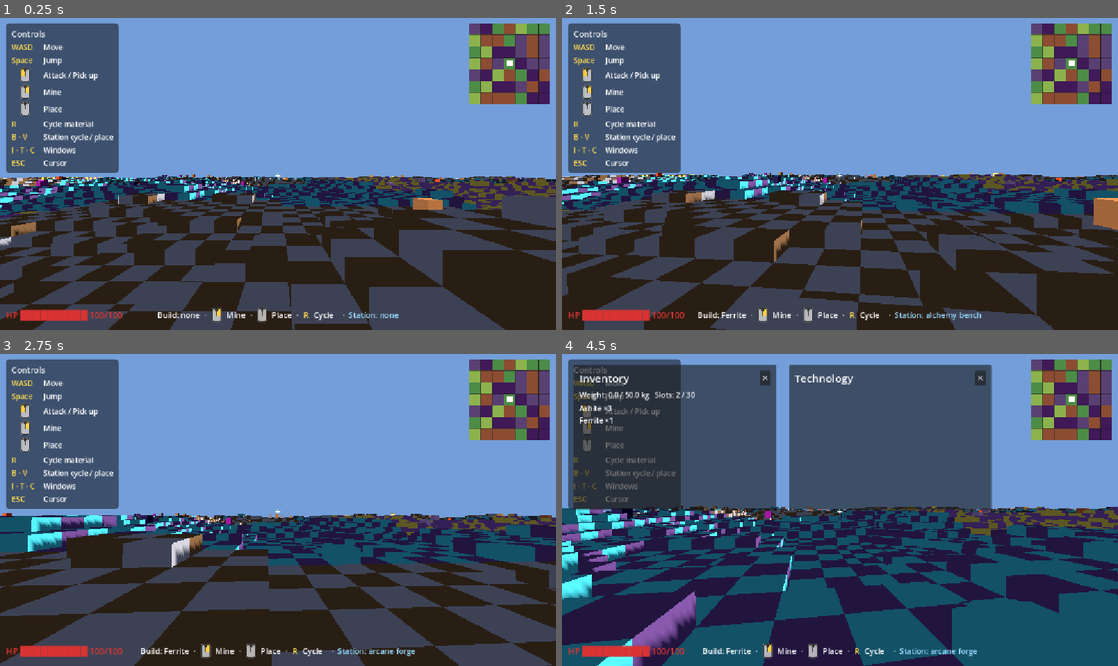
Above: before the commit, frames 1-4 (two rows, left to right).
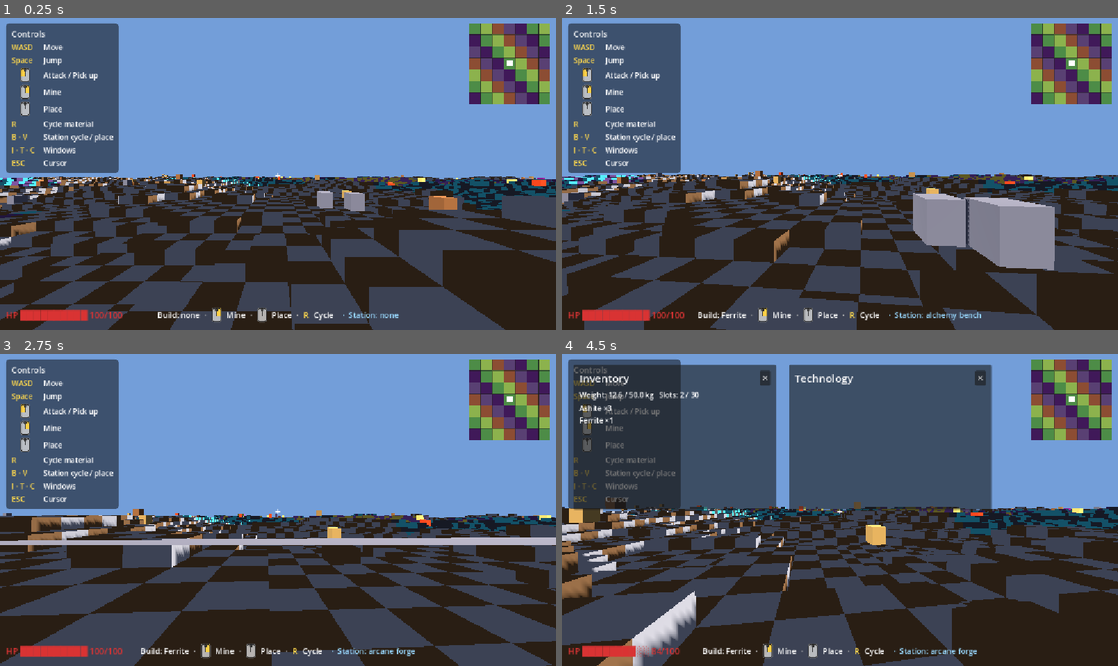
Above: after the commit, the same moments.

Repository: Tubaleviao/project-nihon
Game: Godot game, scene res://Main.tscn
Two runs of this game, one before a commit and one after it. Both use one fixed random seed, a clock stepped at 60 frames per second and the inputs below.
Inputs (mouse positions are in pixels of both pictures, inside the frame that each line leads up to):
- Up to frame 1 (0.25 s): no input
- Up to frame 2 (1.5 s): tap Enter (ui_accept) at 0.5, 0.77 s; move the mouse to (867, 170) at 0.52 s; hold W from 0.53 s (still down); tap F at 0.6 s; click (867, 170) at 0.67 s; move the mouse to (812, 174) at 1.27 s; tap R at 1.35 s
- Up to frame 3 (2.75 s): keep holding W; tap Enter (ui_accept) at 1.52 s; move the mouse to (289, 503) at 2.02 s; tap B at 2.1 s
- Up to frame 4 (4.5 s): move the mouse to (834, 513) at 2.77 s; tap V at 2.85 s; click (834, 513) at 2.92 s; tap Enter (ui_accept) at 3.02, 3.77 s; move the mouse to (878, 513) at 3.52 s; tap I at 3.6 s; move the mouse to (673, 463) at 4.27 s; release W at 4.28 s; hold A from 4.28 s (still down); tap T at 4.35 s

The runs differ from the first frame. In frame 1, 11% of the frame differs, in the area x 0-100%, y 1-64%; in frame 2, 16%; in frame 3, 15%; in frame 4, 53%, in the area x 0-100%, y 1-100%.

Commit message:
refactor: apply 7 structural fixes to chunk streaming and game systems
- chunks async: refresh() defers load/unload via call_deferred so mesh
  builds don't block the frame; _last_center guard skips the diff when
  the player hasn't crossed a chunk boundary
- refresh skip: early return in refresh() when player_chunk() == _last_center
- centralize constants: remove CHUNK_SIZE from chunk_manager and
  creature_slice (delegates to terrain_slice); remove BIOME_KEYS from
  creature_slice (_biome_keys() helper delegates to terrain_slice);
  voxel_slice keeps a local alias with an authoritative-copy comment
- weights from fabric: _build_weight_cache() now seeds from
  GameData.MATERIALS via density before GameData.ITEMS weight, so mined
  raw materials (Ferrite, Ashite, etc.) have fabric-derived unit weights
  instead of falling back to 0.0
- despawn cache: loot_slice caches despawn threshold as _despawn_ms in
  _ready() instead of re-reading GameData.LOOTS every _process frame
- world floor: voxel_slice creates one 65536×65536 StaticBody3D floor in
  _ready() instead of a 64×64 floor per chunk in build_chunk()
- cleaner hash: get_biome_at_chunk uses integer multiply-mix (Knuth
  multiplicative hashing) instead of str().hash() XOR for better
  distribution

Co-Authored-By: Claude <noreply@anthropic.com>

Diff:
--- a/src/creature/creature_slice.gd
+++ b/src/creature/creature_slice.gd
@@ -16,20 +16,9 @@
 ##   spawn_for_chunk(chunk_pos: Vector2i)               -> void     (Phase 17)
 ##   despawn_for_chunk(chunk_pos: Vector2i)             -> void     (Phase 17)
 
-## Terrain chunk side length — must match TerrainSlice.CHUNK_SIZE. Creature
-## spawning is chunk-scoped (Phase 17): each loaded chunk gets a budget of
-## creatures matching that chunk's biome.
-const CHUNK_SIZE := 32
-
-## Maps fabric biome enum integer to the key returned by terrain_slice.get_biome_at_chunk().
-## Order: 0=TemperateForest, 1=TemperateGrassland, 2=VolcanicBadlands, 3=TwilightGrove, 4=VoidRift
-const BIOME_KEYS: Array = [
-	"TemperateForest",
-	"TemperateGrassland",
-	"VolcanicBadlands",
-	"TwilightGrove",
-	"VoidRift",
-]
+## CHUNK_SIZE and BIOME_KEYS live in TerrainSlice (single source of truth).
+## Spawning uses _chunk_biome() which delegates to terrain_slice, so no local
+## copy of these constants is needed here.
 
 ## Instance record: { "creature_id", "position", "chunk", "state", "hp", "respawn_at", "body" }
 var _instances: Dictionary = {}
@@ -99,12 +88,13 @@
 ## every creature is spawned regardless of biome.
 func spawn_for_chunk(chunk_pos: Vector2i) -> void:
 	var chunk_biome := _chunk_biome(chunk_pos)
+	var biome_keys: Array = _biome_keys()
 	for creature_id in GameData.CREATURES:
 		var res: Resource = GameData.CREATURES[creature_id]
 		if res == null:
 			continue
 		var biome_idx: int = int(res.get("biome"))
-		var biome_key: String = BIOME_KEYS[biome_idx] if biome_idx < BIOME_KEYS.size() else BIOME_KEYS[0]
+		var biome_key: String = biome_keys[biome_idx] if biome_idx < biome_keys.size() else biome_keys[0]
 		if chunk_biome != "" and biome_key != chunk_biome:
 			continue
 		var count: int = int(res.get("spawnCount"))
@@ -170,11 +160,12 @@
 ## Random world XZ inside the chunk footprint (inset one tile from the edge so
 ## creatures don't straddle a chunk boundary).
 func _random_chunk_position(chunk_pos: Vector2i) -> Vector2:
-	var origin_x := chunk_pos.x * CHUNK_SIZE
-	var origin_z := chunk_pos.y * CHUNK_SIZE
+	var cs: int = _chunk_size()
+	var origin_x := chunk_pos.x * cs
+	var origin_z := chunk_pos.y * cs
 	return Vector2(
-		origin_x + randf_range(1.0, float(CHUNK_SIZE) - 1.0),
-		origin_z + randf_range(1.0, float(CHUNK_SIZE) - 1.0)
+		origin_x + randf_range(1.0, float(cs) - 1.0),
+		origin_z + randf_range(1.0, float(cs) - 1.0)
 	)
 
 ## The biome key for a chunk, or "" when no terrain_slice is wired (isolated tests).
@@ -182,6 +173,18 @@
 	if terrain_slice != null and terrain_slice.has_method("get_biome_at_chunk"):
 		return str(terrain_slice.get_biome_at_chunk(chunk_pos))
 	return ""
+
+## Chunk side length from TerrainSlice; falls back to 32 when unwired (tests).
+func _chunk_size() -> int:
+	if terrain_slice != null and terrain_slice.has_method("world_to_chunk"):
+		return terrain_slice.CHUNK_SIZE
+	return 32
+
+## Canonical biome key list from TerrainSlice; falls back to the hard list when unwired.
+func _biome_keys() -> Array:
+	if terrain_slice != null and "BIOME_KEYS" in terrain_slice:
+		return terrain_slice.BIOME_KEYS
+	return ["TemperateForest", "TemperateGrassland", "VolcanicBadlands", "TwilightGrove", "VoidRift"]
 
 func _on_creature_died(entity_id: String, _position: Vector3, _killer_id: String) -> void:
 	if entity_id == "player":
--- a/src/inventory/inventory_slice.gd
+++ b/src/inventory/inventory_slice.gd
@@ -60,7 +60,7 @@
 	"warden_sigil":          0.2,
 }
 
-## Built at _ready() from GameData.ITEMS so fabric item weights are authoritative.
+## Built at _ready() from GameData.MATERIALS (density) and GameData.ITEMS (weight).
 var _item_weight_cache: Dictionary = {}
 
 ## Durability tracking: item_id -> remaining durability points. Populated lazily
@@ -316,8 +316,14 @@
 		_max_weight = float(res.get("maxWeightKg"))
 
 func _build_weight_cache() -> void:
-	# Seed with raw-drop weights (creature drops not in the item fabric).
+	# Seed with raw-drop weights (creature drops not in the item or material fabric).
 	_item_weight_cache.merge(RAW_DROP_WEIGHTS)
+	# Fabric raw materials (mined from terrain) declare density (g/cm³); use that
+	# as a per-unit kg weight so mined items aren't weightless.
+	for key in GameData.MATERIALS:
+		var res: Resource = GameData.MATERIALS[key]
+		if res != null:
+			_item_weight_cache[key] = float(res.get("density"))
 	# Override/extend with fabric item weights from GameData.ITEMS (authoritative).
 	for key in GameData.ITEMS:
 		var res: Resource = GameData.ITEMS[key]
--- a/src/loot/loot_slice.gd
+++ b/src/loot/loot_slice.gd
@@ -29,10 +29,16 @@
 var _pickups: Dictionary = {}
 var _next_id: int = 0
 
+## Despawn threshold in milliseconds, cached at startup from the fabric.
+var _despawn_ms: float = DESPAWN_SECONDS * 1000.0
+
 ## Set by game_root so instance IDs can be resolved to fabric creature keys.
 var creature_slice: Node = null
 
 func _ready() -> void:
+	var res: Resource = GameData.LOOTS.get("LootTable", null)
+	if res != null:
+		_despawn_ms = float(res.get("despawnSeconds")) * 1000.0
 	GameBus.creature_died.connect(_on_creature_died)
 
 func _process(delta: float) -> void:
@@ -119,20 +125,12 @@
 			return parsed
 	return []
 
-## Despawn timer in seconds, read from the fabric LootTable entity (falls back to
-## DESPAWN_SECONDS when the entity is unavailable).
-func _despawn_seconds() -> float:
-	var res: Resource = GameData.LOOTS.get("LootTable", null)
-	if res != null:
-		return float(res.get("despawnSeconds"))
-	return DESPAWN_SECONDS
-
 func _tick_despawn() -> void:
 	var now := Time.get_ticks_msec()
 	var expired: Array = []
 	for pid in _pickups:
 		var age_ms: float = float(now - _pickups[pid]["spawned_at"])
-		if age_ms >= _despawn_seconds() * 1000.0:
+		if age_ms >= _despawn_ms:
 			expired.append(pid)
 	for pid in expired:
 		var p: Dictionary = _pickups[pid]
--- a/src/terrain/chunk_manager.gd
+++ b/src/terrain/chunk_manager.gd
@@ -18,7 +18,7 @@
 ##   load_chunk(pos) / unload_chunk(pos)    — explicit load/unload
 ##   get_loaded_chunks() -> Array           — [{ chunk, biome }, ...]
 
-const CHUNK_SIZE := 32                 # tiles per side — must match TerrainSlice
+## Chunk size is owned by TerrainSlice; world_to_chunk() delegates to it.
 const DEFAULT_VIEW_DISTANCE := 3       # Chebyshev radius, in chunks
 
 ## Set by game_root before the slices enter the tree.
@@ -32,6 +32,7 @@
 
 var _loaded: Dictionary = {}   # "cx,cz" -> true
 var _active: bool = false
+var _last_center: Vector2i = Vector2i(-9999, -9999)   # sentinel: no valid center yet
 
 func _process(_delta: float) -> void:
 	if not _active:
@@ -47,20 +48,26 @@
 func stop() -> void:
 	_active = false
 
-## One synchronous streaming pass: load missing chunks in range, unload chunks
-## out of range. Safe to call repeatedly; diffing is idempotent.
+## One streaming pass: load missing chunks in range, unload chunks out of range.
+## Skips the diff entirely when the player hasn't moved to a new chunk since the
+## last call. Each load/unload is deferred to the end of the frame so the loop
+## doesn't block rendering.
 func refresh() -> void:
 	var center := player_chunk()
+	if center == _last_center:
+		return
+	_last_center = center
+
 	var desired := _desired_chunks(center, view_distance)
 	var wanted: Dictionary = {}
 	for c in desired:
 		wanted[_chunk_key(c)] = true
 	for key in wanted:
 		if not _loaded.has(key):
-			load_chunk(_key_to_chunk(key))
+			call_deferred("load_chunk", _key_to_chunk(key))
 	for key in _loaded.keys():
 		if not wanted.has(key):
-			unload_chunk(_key_to_chunk(key))
+			call_deferred("unload_chunk", _key_to_chunk(key))
 
 func load_chunk(chunk_pos: Vector2i) -> void:
 	var key := _chunk_key(chunk_pos)
@@ -94,7 +101,9 @@
 	return Vector2i.ZERO
 
 func world_to_chunk(world_pos: Vector2) -> Vector2i:
-	return Vector2i(floori(world_pos.x / CHUNK_SIZE), floori(world_pos.y / CHUNK_SIZE))
+	if terrain_slice != null and terrain_slice.has_method("world_to_chunk"):
+		return terrain_slice.world_to_chunk(world_pos)
+	return Vector2i(floori(world_pos.x / 32), floori(world_pos.y / 32))
 
 ## Loaded chunks with their biome, for the minimap and introspection.
 func get_loaded_chunks() -> Array:
--- a/src/terrain/terrain_slice.gd
+++ b/src/terrain/terrain_slice.gd
@@ -52,8 +52,10 @@
 
 ## Return the biome key for a whole chunk, deterministically derived from the
 ## chunk coordinate and BIOME_SEED. Same (cx, cz) always yields the same biome.
+## Uses integer multiply-mix (Knuth multiplicative hashing) for better distribution
+## than converting integers to strings and calling .hash().
 func get_biome_at_chunk(chunk_pos: Vector2i) -> String:
-	var h := str(BIOME_SEED).hash() ^ str(chunk_pos.x).hash() ^ (str(chunk_pos.y).hash() << 1)
+	var h: int = BIOME_SEED + chunk_pos.x * 2654435761 + chunk_pos.y * 2246822519
 	var idx := posmod(h, BIOME_KEYS.size())
 	return str(BIOME_KEYS[idx])
 
--- a/src/terrain/voxel_slice.gd
+++ b/src/terrain/voxel_slice.gd
@@ -27,7 +27,9 @@
 ## stored as absolute quantised heights keyed by global tile coordinate, so they
 ## survive chunk rebuilds and save/load.
 
-const CHUNK_SIZE  := 32        # tiles per side — must match TerrainSlice.CHUNK_SIZE
+## CHUNK_SIZE is defined once on TerrainSlice and accessed via terrain_slice.CHUNK_SIZE.
+## The local alias below keeps internal uses readable without duplicating the value.
+const CHUNK_SIZE  := 32        # alias — authoritative copy lives in TerrainSlice
 const TILE_SIZE   := 1.0       # world units per tile (XZ)
 const STEP_HEIGHT := 0.5       # world units per quantised height step
 const MIN_HEIGHT  := 0.0       # bedrock — cannot mine below this
@@ -87,7 +89,23 @@
 ## the player cycles onto a material they actually hold in inventory.
 var _place_material: String = ""
 
+## Single world-level safety floor shared by all chunks (prevents the player from
+## ever falling through the world). Created once in _ready().
+var _world_floor: StaticBody3D = null
+
 func _ready() -> void:
+	_world_floor = StaticBody3D.new()
+	_world_floor.name = "WorldFloor"
+	_world_floor.collision_layer = TERRAIN_COLLISION_LAYER
+	_world_floor.collision_mask = 0
+	var floor_shape := CollisionShape3D.new()
+	var floor_box := BoxShape3D.new()
+	floor_box.size = Vector3(65536.0, 1.0, 65536.0)
+	floor_shape.shape = floor_box
+	floor_shape.position = Vector3(0.0, -0.5, 0.0)
+	_world_floor.add_child(floor_shape)
+	add_child(_world_floor)
+
 	GameBus.chunk_ready.connect(_on_chunk_ready)
 	GameBus.block_mine_requested.connect(_on_mine_requested)
 	GameBus.block_place_requested.connect(_on_place_requested)
@@ -196,18 +214,6 @@
 			static_body.add_child(col_shape)
 	root.add_child(static_body)
 
-	# --- Safety floor so the player can never fall out of the world ---
-	var floor_body := StaticBody3D.new()
-	floor_body.collision_layer = TERRAIN_COLLISION_LAYER
-	floor_body.collision_mask = 0
-	var floor_shape := CollisionShape3D.new()
-	var floor_box := BoxShape3D.new()
-	floor_box.size = Vector3(64.0, 1.0, 64.0)
-	floor_shape.shape = floor_box
-	floor_shape.position = Vector3(origin.x + 16.0, -0.5, origin.z + 16.0)
-	floor_body.add_child(floor_shape)
-	root.add_child(floor_body)
-
 	print("VoxelSlice: built chunk %s  tiles=%d" % [key, CHUNK_SIZE * CHUNK_SIZE])
 
 ## Free a chunk's visual + collision nodes without touching its base heightmap
